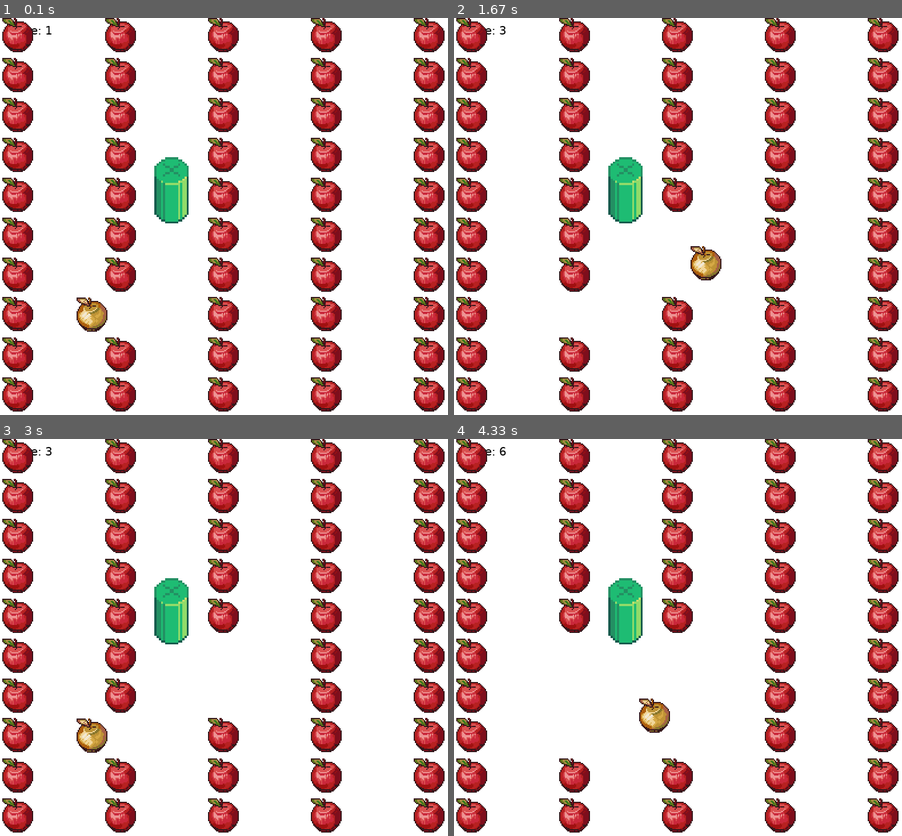
Above: before the commit, frames 1-4 (two rows, left to right).
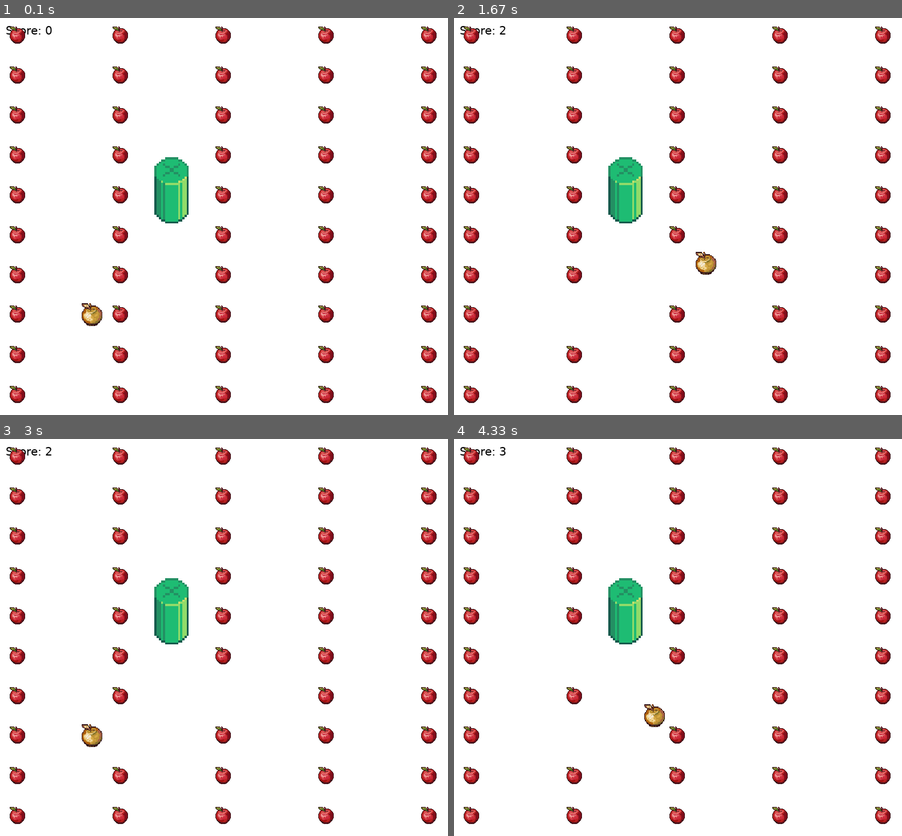
Above: after the commit, the same moments.

Repository: ismandre/pygame-demo
Game: pygame game, started from example_02.py
The game is run twice, just before and just after one commit, with the same random seed, the same clock (stepped at 60 frames per second) and the same inputs.
Inputs:
- Up to frame 1 (0.1 s): no input
- Up to frame 2 (1.67 s): hold Right 0.33-0.8 s; hold Up 0.83-1.13 s; hold Right 1.17-1.63 s
- Up to frame 3 (3 s): hold Left 1.67-2.2 s; hold Down 2.23-2.53 s; hold Left 2.57-2.97 s
- Up to frame 4 (4.33 s): hold Up 3-3.37 s; hold Right 3.4-4.03 s; hold Down from 4.07 s (still down)

The runs differ from the first frame. In frame 1, 22% of the frame differs, in the area x 0-100%, y 0-100%; in frame 2, 21%; in frame 3, 21%; in frame 4, 20%.

Commit message:
Resize player, obstacle and target sprite size

Diff:
--- a/example_02.py
+++ b/example_02.py
@@ -42,6 +42,7 @@
     def __init__(self, center):
         super().__init__()
         self.image = pygame.image.load(f"{APPLE_ASSETS}/apple_regular_60x60px.png")
+        self.image = pygame.transform.scale(self.image, (30, 30))
         self.rect = self.image.get_rect()
         self.rect.center = center
 
@@ -50,6 +51,7 @@
     def __init__(self):
         super().__init__()
         self.image = pygame.image.load(f"{PLAYER_ASSETS}/apple_golden_60x60px.png")
+        self.image = pygame.transform.scale(self.image, (40, 40))
         self.rect = self.image.get_rect()
         self.rect.center = (160, 520)
 
@@ -58,19 +60,15 @@
 
         if self.rect.left > 0:
             if pressed[K_LEFT]:
-                self.image = pygame.image.load(f"{PLAYER_ASSETS}/apple_golden_60x60px.png")
                 self.rect.move_ip(-5, 0)
         if self.rect.right < SCREEN_WIDTH:
             if pressed[K_RIGHT]:
-                self.image = pygame.image.load(f"{PLAYER_ASSETS}/apple_golden_60x60px.png")
                 self.rect.move_ip(5, 0)
         if self.rect.top > 0:
             if pressed[K_UP]:
-                self.image = pygame.image.load(f"{PLAYER_ASSETS}/apple_golden_60x60px.png")
                 self.rect.move_ip(0, -5)
         if self.rect.bottom < SCREEN_HEIGHT:
             if pressed[K_DOWN]:
-                self.image = pygame.image.load(f"{PLAYER_ASSETS}/apple_golden_60x60px.png")
                 self.rect.move_ip(0, 5)
 
 P1 = Player()
